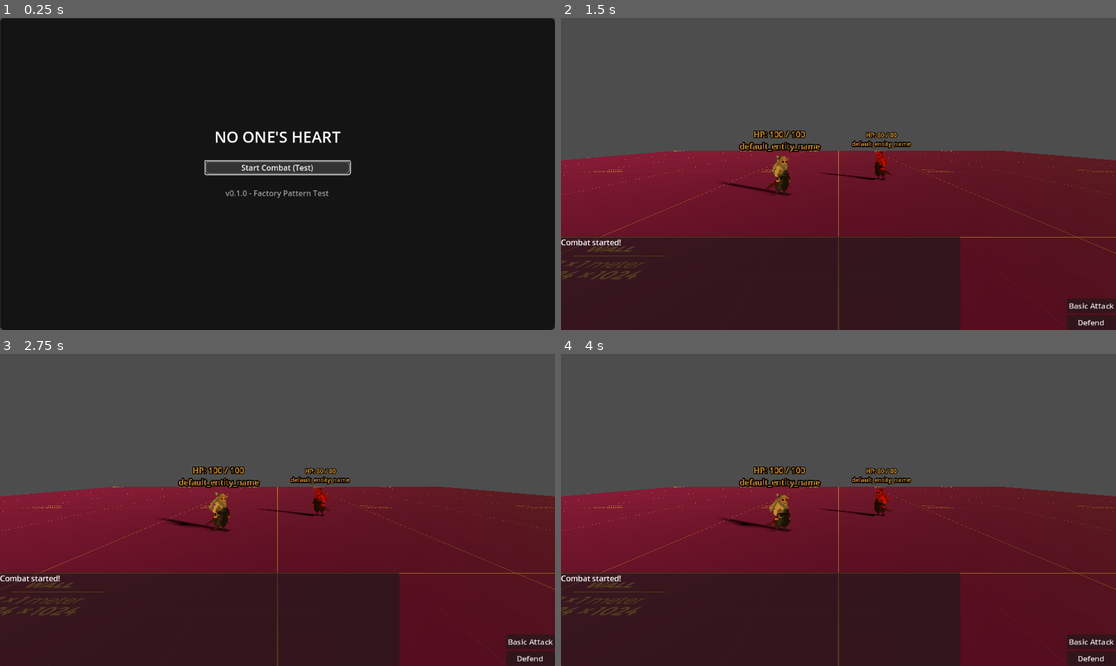
Above: before the commit, frames 1-4 (two rows, left to right).
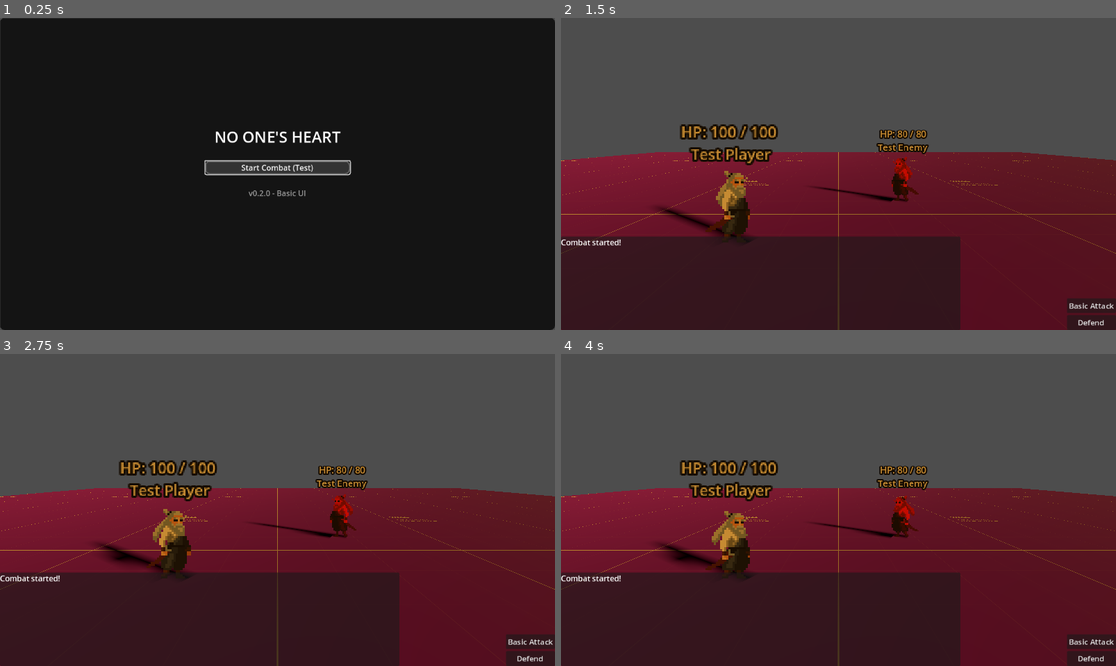
Above: after the commit, the same moments.

Repository: manuoyaregui/NOH
Game: Godot game, scene res://scenes/MainMenu.tscn
Same seed, same stepped clock (60 frames per second), same inputs: the game is played once before the commit and once after it.
Inputs:
- Up to frame 1 (0.25 s): no input
- Up to frame 2 (1.5 s): click "Start Combat (Test)" at 0.5 s
- Up to frame 3 (2.75 s): no input
- Up to frame 4 (4 s): no input

The runs differ from the first frame. In frame 1, 0.2% of the frame differs, in the area x 40-60%, y 55-58%; in frame 2, 5.6%; in frame 3, 5.7%, in the area x 0-100%, y 34-84%; in frame 4, 5.7%.

Commit message:
add visual manager

Diff:
--- a/scenes/Combat.tscn
+++ b/scenes/Combat.tscn
@@ -1,7 +1,8 @@
-[gd_scene load_steps=6 format=3 uid="uid://bhd26scwo1d3w"]
+[gd_scene load_steps=7 format=3 uid="uid://bhd26scwo1d3w"]
 
 [ext_resource type="PackedScene" uid="uid://ojye6tam5rjm" path="res://scenes/CombatUI.tscn" id="1_hrlpu"]
 [ext_resource type="Texture2D" uid="uid://82s2p7jhu4sa" path="res://assets/prototyping/3dModeling/PNG/Purple/texture_01.png" id="1_k070p"]
+[ext_resource type="Script" uid="uid://x7knrb8ph14q" path="res://scripts/combat/CombatVisualManager.gd" id="2_0qy8o"]
 [ext_resource type="Script" uid="uid://c77ako4xp5ne1" path="res://scripts/combat/CombatManager.gd" id="2_combat_manager"]
 
 [sub_resource type="StandardMaterial3D" id="StandardMaterial3D_k070p"]
@@ -15,11 +16,14 @@
 
 [node name="CombatUI" parent="." instance=ExtResource("1_hrlpu")]
 
+[node name="CombatVisualManager" type="Node" parent="."]
+script = ExtResource("2_0qy8o")
+
 [node name="CombatManager" type="Node" parent="."]
 script = ExtResource("2_combat_manager")
 
 [node name="Camera3D" type="Camera3D" parent="."]
-transform = Transform3D(1, 0, 0, 0, 0.984808, 0.173648, 0, -0.173648, 0.984808, 0, 0.5, 2.145)
+transform = Transform3D(1, 0, 0, 0, 0.984808, 0.173648, 0, -0.173648, 0.984808, 0, 0.5, 1.3103)
 fov = 73.3
 
 [node name="MeshInstance3D" type="MeshInstance3D" parent="."]
--- a/scenes/MainMenu.tscn
+++ b/scenes/MainMenu.tscn
@@ -89,5 +89,5 @@
 [node name="VersionLabel" type="Label" parent="VBoxContainer"]
 layout_mode = 2
 theme_override_colors/font_color = Color(0.6, 0.6, 0.6, 1)
-text = "v0.1.0 - Factory Pattern Test"
+text = "v0.2.0 - Basic UI"
 horizontal_alignment = 1
--- a/scripts/combat/CombatManager.gd
+++ b/scripts/combat/CombatManager.gd
@@ -5,6 +5,8 @@
 signal combat_ended(victory: bool, rewards: Array)
 signal turn_started(entity: CombatEntity)
 signal turn_ended(entity: CombatEntity)
+signal entity_damaged(entity_id, new_health)
+signal entity_name_changed(entity_id, new_name)
 
 @export var player: CombatEntity
 @export var enemy: CombatEntity
@@ -17,8 +19,6 @@
 var victory_rewards: Array = []
 
 @onready var combat_ui = get_parent().get_node("CombatUI")
-@onready var player_health_billboard = player.get_node("HealthBar")
-@onready var enemy_health_billboard = enemy.get_node("HealthBar")
 
 
 func _ready():
@@ -31,9 +31,15 @@
 	if enemy:
 		enemy.entity_died.connect(_on_entity_died)
 
+	set_entity_name(player, player.entity_name)
+	set_entity_name(enemy, enemy.entity_name)
+
 	combat_ui.set_moves(player.get_available_moves())
 	combat_ui.move_selected.connect(_on_move_selected)
-	_update_health_billboards()
+
+	_update_health_billboards(player, player.current_health)
+	_update_health_billboards(enemy, enemy.current_health)
+
 	combat_ui.add_log_message("Combat started!")
 
 
@@ -119,7 +125,7 @@
 	return false
 
 
-func _on_entity_died(entity: CombatEntity):
+func _on_entity_died(_entity: CombatEntity):
 	# This will be handled by check_combat_end in the next turn
 	pass
 
@@ -146,6 +152,15 @@
 	combat_ui.add_log_message("Player selected move: %s" % move_id)
 
 
-func _update_health_billboards():
-	player_health_billboard.set_health(player.current_health, player.max_health)
-	enemy_health_billboard.set_health(enemy.current_health, enemy.max_health)
+func apply_damage(entity: CombatEntity, damage: int):
+	var new_health_value = entity.current_health - damage
+	_update_health_billboards(entity, new_health_value)
+
+
+func _update_health_billboards(entity: CombatEntity, new_value: int):
+	emit_signal("entity_damaged", entity, new_value)
+
+
+func set_entity_name(entity: CombatEntity, new_name: String):
+	# Aquí se asignaría el nombre real a la entidad
+	emit_signal("entity_name_changed", entity, new_name)
--- /dev/null
+++ b/scripts/combat/CombatVisualManager.gd
@@ -0,0 +1,18 @@
+extends Node
+
+# Handles visual elements in the combat scene, such as health billboards.
+
+
+func _ready():
+	var combat_manager = get_parent().get_node_or_null("CombatManager")
+	if combat_manager:
+		combat_manager.connect("entity_damaged", _on_entity_damaged)
+		combat_manager.connect("entity_name_changed", _on_entity_name_changed)
+
+
+func _on_entity_damaged(entity: CombatEntity, new_health: int):
+	entity.get_node("HealthBar").set_health(new_health, entity.max_health)
+
+
+func _on_entity_name_changed(entity: CombatEntity, new_name: String):
+	entity.get_node("EntityName").text = new_name
Not shown, changed: assets/prototyping/3dModeling/License.txt
Not shown, added: scripts/combat/CombatVisualManager.gd.uid
